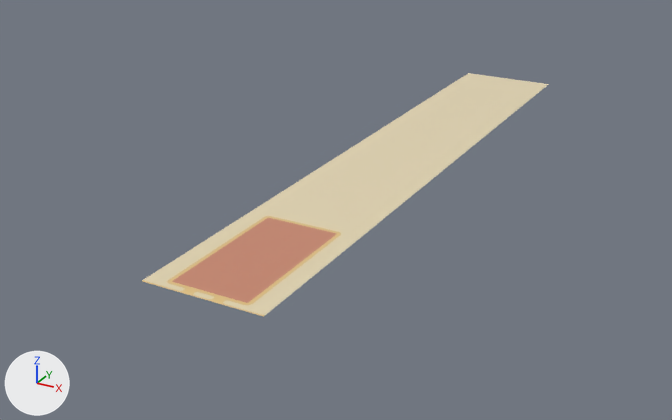
A saved change to the FBX model Assets/000.Eeeeden/00-Fbxs/01-Map/Map-Stage-2.fbx.
The view is the same before and after, from a camera (50 mm lens) standing at (68.2, -72.5, 60.4) and looking at (-8.1, 66.2, -8.9). Every picture has the same lights, and +X, +Y and +Z are marked at lower left. Where no turn or scale is listed for an object, it has been applied to the vertices.

The first picture shows 'Map-Stage-2'.
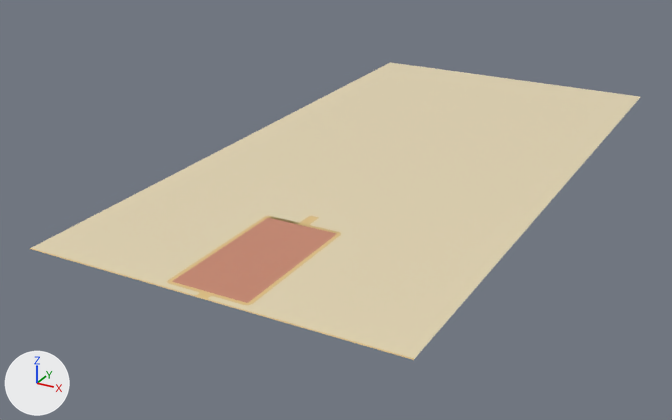
Location of each change, (x1, y1, x2, y2) in pixels of the pictures (672 x 420 px; the box of a moved part takes in the faces that stretch with it):
'Map-Stage-2', reshaped (50% wider, 22% taller): before (142, 73, 549, 317); after (30, 62, 640, 360)
part 1 of me_map_stage_2, rebuilt (50% wider, 23% taller): before (144, 73, 549, 315); after (32, 62, 640, 359)
part 2 of me_map_stage_2, moved or reshaped: before (142, 216, 337, 317); after (30, 216, 414, 360)

What changed in the scene script:
```text
Change me_map_stage_2:
    used by ob_map_stage_2; location = (0.0, 0.0, 0.0)
    remove me_map_stage_2.from_pydata(...)  # 116 vertices, 83 faces; spans x -10.0..10.0, y 14.1..136.3, z 0.0
    add me_map_stage_2.from_pydata(...)  # 92 vertices, 65 faces; spans x -31.0..31.0, y 14.1..136.3, z 0.0
    me_map_stage_2 part 1: the loose piece of 4 vertices spanning x -10.0..10.0, y 14.4..136.3, z 0.0 is rebuilt with 4 vertices and now spans x -31.0..31.0, y 14.4..136.3, z 0.0
    me_map_stage_2 part 2
    48 vertices are removed from x -10.0..10.0, y 14.1..41.2, z 0.0
    58 faces are deleted
    6 vertices in x 3.3..3.7, y 15.1..40.5, z 0.0 move by (-2.4, 0.0, 0.0)
    6 vertices in x -3.7..-3.3, y 15.1..40.5, z 0.0 move by (2.4, 0.0, 0.0)
    10 vertices move from x -1.6..1.6, y 14.4..14.8, z 0.0 to x -1.1..1.1, y 14.1..14.8, z 0.0
    18 vertices are added at x -31.0..31.0, y 14.1..44.4, z 0.0
    6 new vertices lie (1.8, 0.0, 0.0) away from vertices in x -1.6..-0.9, y 14.8..44.4, z 0.0
    40 new faces join them
```
